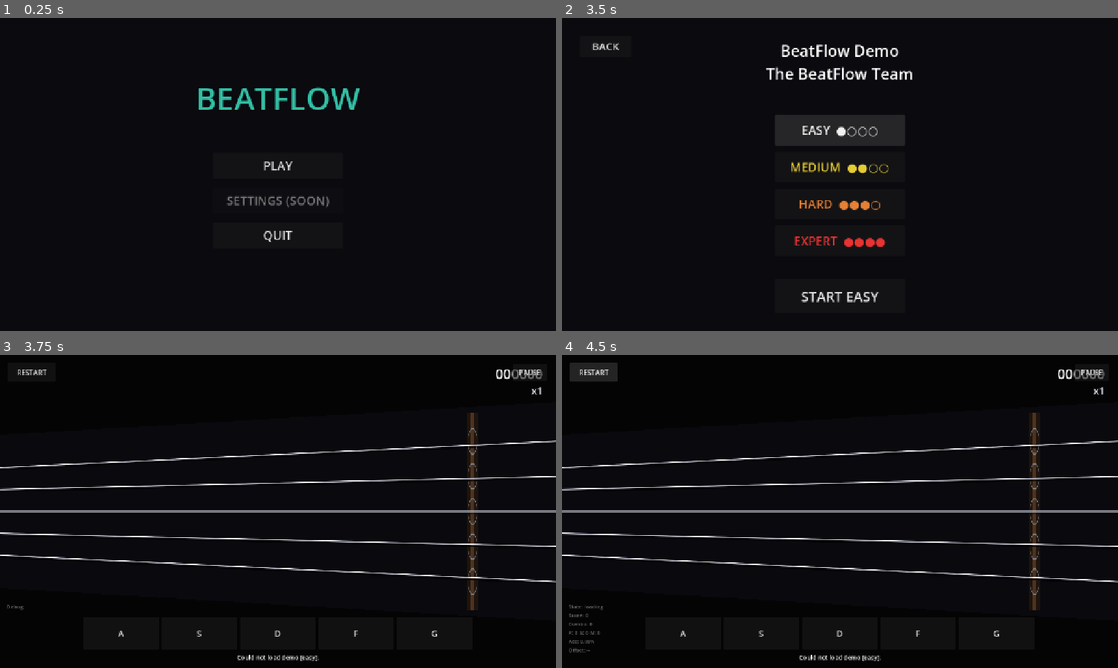
Above: before the commit, frames 1-4 (two rows, left to right).
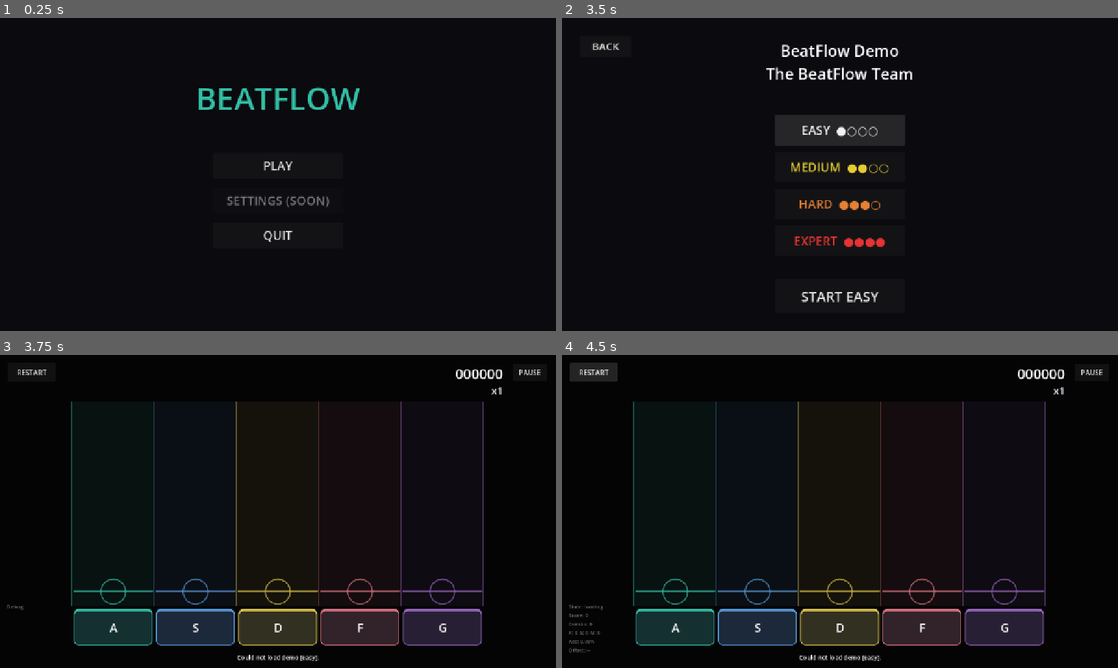
Above: after the commit, the same moments.

Repository: grupoinflow-svg/BeatFlow
Game: Godot game, scene res://scenes/ui/main_menu.tscn
Same seed, same stepped clock (60 frames per second), same inputs: the game is played once before the commit and once after it. Sound files missing from this copy of the repository are replaced by a short silence.
Inputs:
- Up to frame 1 (0.25 s): no input
- Up to frame 2 (3.5 s): click "PLAY" at 0.5 s; click "BeatFlow Demo - The BeatFlow …" at 1.25 s; click "EASY ●○○○" at 2 s; click "EASY ●○○○" at 2.75 s
- Up to frame 3 (3.75 s): click "START EASY" at 3.5 s
- Up to frame 4 (4.5 s): click "RESTART" at 4.25 s

Frames 1-2 are identical in both runs. In frame 3, 14% of the frame differs, in the area x 0-100%, y 4-93%; in frame 4, 14%.

Commit message:
Alinha as notas e os botões nas cinco colunas do BeatFlow

Diff:
--- a/scenes/gameplay/gameplay.tscn
+++ b/scenes/gameplay/gameplay.tscn
@@ -26,22 +26,65 @@
 [node name="Highway" type="Control" parent="."]
 layout_mode = 1
 anchors_preset = 15
-anchor_left = 0.0
-anchor_top = 0.15
-anchor_right = 1.0
-anchor_bottom = 0.85
-grow_horizontal = 2
-grow_vertical = 2
+anchor_left = 0.13
+anchor_right = 0.87
+anchor_bottom = 1.0
+offset_top = 106.0
+offset_bottom = -144.0
+grow_horizontal = 2
+grow_vertical = 2
+mouse_filter = 2
 script = ExtResource("3_highway")
 
 [node name="NotesContainer" type="Control" parent="Highway"]
-layout_mode = 1
-anchors_preset = 15
-anchor_right = 1.0
-anchor_bottom = 1.0
-grow_horizontal = 2
-grow_vertical = 2
-mouse_filter = 2
+clip_contents = true
+layout_mode = 1
+anchors_preset = 15
+anchor_right = 1.0
+anchor_bottom = 1.0
+grow_horizontal = 2
+grow_vertical = 2
+mouse_filter = 2
+
+[node name="Lane1" type="Button" parent="Highway"]
+layout_mode = 0
+focus_mode = 0
+mouse_filter = 2
+toggle_mode = true
+theme_override_font_sizes/font_size = 26
+text = "A"
+
+[node name="Lane2" type="Button" parent="Highway"]
+layout_mode = 0
+focus_mode = 0
+mouse_filter = 2
+toggle_mode = true
+theme_override_font_sizes/font_size = 26
+text = "S"
+
+[node name="Lane3" type="Button" parent="Highway"]
+layout_mode = 0
+focus_mode = 0
+mouse_filter = 2
+toggle_mode = true
+theme_override_font_sizes/font_size = 26
+text = "D"
+
+[node name="Lane4" type="Button" parent="Highway"]
+layout_mode = 0
+focus_mode = 0
+mouse_filter = 2
+toggle_mode = true
+theme_override_font_sizes/font_size = 26
+text = "F"
+
+[node name="Lane5" type="Button" parent="Highway"]
+layout_mode = 0
+focus_mode = 0
+mouse_filter = 2
+toggle_mode = true
+theme_override_font_sizes/font_size = 26
+text = "G"
 
 [node name="HUD" type="Control" parent="."]
 layout_mode = 1
@@ -59,7 +102,7 @@
 anchor_right = 1.0
 offset_left = -300.0
 offset_top = 20.0
-offset_right = -30.0
+offset_right = -122.0
 offset_bottom = 60.0
 grow_horizontal = 0
 theme_override_colors/font_outline_color = Color(0, 0, 0, 1)
@@ -75,7 +118,7 @@
 anchor_right = 1.0
 offset_left = -300.0
 offset_top = 65.0
-offset_right = -30.0
+offset_right = -122.0
 offset_bottom = 100.0
 grow_horizontal = 0
 theme_override_colors/font_color = Color(0.9, 0.9, 0.95, 1)
@@ -87,13 +130,13 @@
 
 [node name="CenterFeedback" type="Control" parent="HUD"]
 layout_mode = 1
-anchors_preset = 8
-anchor_left = 0.5
-anchor_top = 0.5
-anchor_right = 0.5
-anchor_bottom = 0.5
-grow_horizontal = 2
-grow_vertical = 2
+anchors_preset = 5
+anchor_left = 0.5
+anchor_top = 0.0
+anchor_right = 0.5
+anchor_bottom = 0.0
+grow_horizontal = 2
+mouse_filter = 2
 
 [node name="ComboLabel" type="Label" parent="HUD/CenterFeedback"]
 layout_mode = 1
@@ -103,15 +146,15 @@
 anchor_right = 0.5
 anchor_bottom = 0.5
 offset_left = -150.0
-offset_top = -60.0
+offset_top = 56.0
 offset_right = 150.0
-offset_bottom = 20.0
-grow_horizontal = 2
-grow_vertical = 2
-pivot_offset = Vector2(150, 40)
+offset_bottom = 88.0
+grow_horizontal = 2
+grow_vertical = 2
+pivot_offset = Vector2(150, 19)
 theme_override_colors/font_outline_color = Color(0, 0, 0, 1)
 theme_override_constants/outline_size = 8
-theme_override_font_sizes/font_size = 38
+theme_override_font_sizes/font_size = 22
 text = ""
 horizontal_alignment = 1
 
@@ -123,15 +166,15 @@
 anchor_right = 0.5
 anchor_bottom = 0.5
 offset_left = -200.0
-offset_top = -140.0
+offset_top = 9.0
 offset_right = 200.0
-offset_bottom = -60.0
-grow_horizontal = 2
-grow_vertical = 2
-pivot_offset = Vector2(200, 40)
+offset_bottom = 54.0
+grow_horizontal = 2
+grow_vertical = 2
+pivot_offset = Vector2(200, 25)
 theme_override_colors/font_outline_color = Color(0, 0, 0, 1)
 theme_override_constants/outline_size = 10
-theme_override_font_sizes/font_size = 48
+theme_override_font_sizes/font_size = 34
 text = ""
 horizontal_alignment = 1
 
@@ -164,68 +207,6 @@
 text = "Loading..."
 horizontal_alignment = 1
 
-[node name="TouchControls" type="HBoxContainer" parent="."]
-layout_mode = 1
-anchors_preset = 12
-anchor_left = 0.15
-anchor_right = 0.85
-anchor_bottom = 1.0
-offset_top = -118.0
-offset_bottom = -42.0
-grow_horizontal = 2
-grow_vertical = 0
-theme_override_constants/separation = 6
-
-[node name="Lane1" type="Button" parent="TouchControls"]
-custom_minimum_size = Vector2(60, 64)
-layout_mode = 2
-size_flags_horizontal = 3
-focus_mode = 0
-mouse_filter = 2
-toggle_mode = true
-theme_override_font_sizes/font_size = 20
-text = "A"
-
-[node name="Lane2" type="Button" parent="TouchControls"]
-custom_minimum_size = Vector2(60, 64)
-layout_mode = 2
-size_flags_horizontal = 3
-focus_mode = 0
-mouse_filter = 2
-toggle_mode = true
-theme_override_font_sizes/font_size = 20
-text = "S"
-
-[node name="Lane3" type="Button" parent="TouchControls"]
-custom_minimum_size = Vector2(60, 64)
-layout_mode = 2
-size_flags_horizontal = 3
-focus_mode = 0
-mouse_filter = 2
-toggle_mode = true
-theme_override_font_sizes/font_size = 20
-text = "D"
-
-[node name="Lane4" type="Button" parent="TouchControls"]
-custom_minimum_size = Vector2(60, 64)
-layout_mode = 2
-size_flags_horizontal = 3
-focus_mode = 0
-mouse_filter = 2
-toggle_mode = true
-theme_override_font_sizes/font_size = 20
-text = "F"
-
-[node name="Lane5" type="Button" parent="TouchControls"]
-custom_minimum_size = Vector2(60, 64)
-layout_mode = 2
-size_flags_horizontal = 3
-focus_mode = 0
-mouse_filter = 2
-toggle_mode = true
-theme_override_font_sizes/font_size = 20
-text = "G"
-
 [node name="StartRoundButton" type="Button" parent="."]
 visible = false
 layout_mode = 1
--- a/scripts/gameplay/gameplay.gd
+++ b/scripts/gameplay/gameplay.gd
@@ -15,9 +15,6 @@
 
 var active_notes: Array = []
 var approach_time: float = 2.0
-var spawn_y: float = -30.0
-var hit_line_y: float = 500.0
-var lane_width: float = 100.0
 
 var output_latency: float = 0.0
 var song_position: float = 0.0
@@ -42,7 +39,7 @@
 
 @onready var audio: AudioStreamPlayer = $AudioStreamPlayer
 @onready var notes_container: Control = $Highway/NotesContainer
-@onready var highway = $Highway
+@onready var highway: HighwayVisual = $Highway
 
 # Layers e UI
 @onready var hud: Control = $HUD
@@ -54,8 +51,8 @@
 @onready var status_label: Label = $HUD/StatusLabel
 @onready var start_btn: Button = $StartRoundButton
 @onready var lane_buttons: Array[Button] = [
-	$TouchControls/Lane1, $TouchControls/Lane2, $TouchControls/Lane3,
-	$TouchControls/Lane4, $TouchControls/Lane5,
+	$Highway/Lane1, $Highway/Lane2, $Highway/Lane3,
+	$Highway/Lane4, $Highway/Lane5,
 ]
 
 @onready var countdown_layer: Control = $CountdownLayer
@@ -97,8 +94,10 @@
 
 	audio.finished.connect(_on_audio_finished)
 
-	get_tree().root.size_changed.connect(_on_window_resized)
+	highway.resized.connect(_recalculate_layout)
 	get_window().focus_exited.connect(_reset_lane_input)
+	_style_lane_buttons()
+	_recalculate_layout()
 	_load_initial_chart()
 
 func _load_initial_chart() -> void:
@@ -125,7 +124,6 @@
 		title_label.text = "%s\n[%s]" % [title_str, diff_str]
 		game_state = "loading"
 		start_btn.show()
-		_recalculate_layout()
 		_update_hud()
 	else:
 		status_label.text = "Could not load %s [%s]." % [GameSession.current_song_id, GameSession.current_difficulty]
@@ -415,7 +413,7 @@
 			break
 
 func _spawn_note(note_data: Dictionary) -> void:
-	var note = NOTE_SCENE.instantiate()
+	var note := NOTE_SCENE.instantiate() as RhythmNote
 	notes_container.add_child(note)
 
 	var lane: int = int(note_data["lane"])
@@ -423,11 +421,8 @@
 	var p_duration: float = float(note_data.get("duration", 0.0))
 	var t: float = float(note_data["time"])
 
-	note.setup(
-		t, lane, approach_time, spawn_y, hit_line_y, lane_width,
-		highway.get_lane_top_center(lane), highway.get_lane_bottom_center(lane),
-		p_type, p_duration
-	)
+	note.setup(t, lane, approach_time, p_type, p_duration)
+	note.set_lane_geometry(highway.get_lane_center(lane), highway.get_hit_y(), highway.get_note_radius())
 
 	note.chord_id = note_data["chord_id"]
 	note.event_end_time = note_data["event_end_time"]
@@ -487,7 +482,6 @@
 	highway.set_lane_held(lane, true)
 
 	if game_state != "playing": return
-	highway.press_receptor(lane)
 
 	var song_time := get_song_position()
 	var candidate: RhythmNote
@@ -656,7 +650,7 @@
 	multiplier_label.text = "x%d" % score_manager.multiplier
 
 	if score_manager.combo >= 3:
-		combo_label.text = "%d\nCOMBO" % score_manager.combo
+		combo_label.text = "%d COMBO" % score_manager.combo
 	else:
 		combo_label.text = ""
 
@@ -669,21 +663,36 @@
 		"Offset: %s" % (last_hit_offset if not last_hit_offset.is_empty() else "--")
 	)
 
-func _on_window_resized() -> void:
-	_recalculate_layout()
+func _style_lane_buttons() -> void:
+	for lane in lane_buttons.size():
+		var button := lane_buttons[lane]
+		var color := HighwayVisual.NOTE_COLORS[lane]
+		var normal := StyleBoxFlat.new()
+		normal.bg_color = Color(0.055, 0.065, 0.09).lerp(color, 0.18)
+		normal.border_color = color
+		normal.set_border_width_all(2)
+		normal.border_width_top = 5
+		normal.set_corner_radius_all(10)
+		var pressed := normal.duplicate() as StyleBoxFlat
+		pressed.bg_color = color
+		for state in ["normal", "hover"]:
+			button.add_theme_stylebox_override(state, normal)
+		for state in ["pressed", "hover_pressed"]:
+			button.add_theme_stylebox_override(state, pressed)
+		button.add_theme_color_override("font_color", Color.WHITE)
+		button.add_theme_color_override("font_hover_color", Color.WHITE)
+		button.add_theme_color_override("font_pressed_color", Color(0.015, 0.02, 0.03))
 
 func _recalculate_layout() -> void:
-	var highway_size: Vector2 = highway.size
-	if highway_size.x <= 0.0 or highway_size.y <= 0.0: return
-
-	lane_width = highway_size.y / 5.0
-	hit_line_y = highway_size.x * 0.85
-	spawn_y = -30.0
+	if highway.size.x <= HighwayVisual.PAD_GAP * HighwayVisual.LANE_COUNT or highway.get_hit_y() <= 0.0:
+		return
+	for lane in lane_buttons.size():
+		var pad_rect := highway.get_pad_rect(lane)
+		lane_buttons[lane].position = pad_rect.position
+		lane_buttons[lane].size = pad_rect.size
 	highway.queue_redraw()
 
 	for note in active_notes:
 		if is_instance_valid(note):
-			note.hit_line_y = hit_line_y
-			note.spawn_y = spawn_y
-			note.top_cx = highway.get_lane_top_center(note.lane)
-			note.bottom_cx = highway.get_lane_bottom_center(note.lane)
+			note.set_lane_geometry(highway.get_lane_center(note.lane), highway.get_hit_y(), highway.get_note_radius())
+			note.update_visual(song_position)
--- a/scripts/gameplay/highway.gd
+++ b/scripts/gameplay/highway.gd
@@ -2,155 +2,60 @@
 extends Control
 
 const LANE_COUNT: int = 5
-const HIT_LINE_RATIO: float = 0.85
-const LEFT_COMPRESSION: float = 0.50 # As cordas se juntam mais na esquerda (perspectiva 3D)
-
+const PAD_GAP: float = 8.0
+const PAD_HEIGHT: float = 84.0
 const NOTE_COLORS: Array[Color] = [
-	Color(0.2, 0.75, 0.65), # Teal
-	Color(0.35, 0.6, 0.85), # Blue
-	Color(0.85, 0.75, 0.3), # Gold
-	Color(0.85, 0.45, 0.5), # Rose
-	Color(0.6, 0.4, 0.75)   # Lavender
+	Color(0.2, 0.75, 0.65),
+	Color(0.35, 0.6, 0.85),
+	Color(0.85, 0.75, 0.3),
+	Color(0.85, 0.45, 0.5),
+	Color(0.6, 0.4, 0.75),
 ]
 
-var receptor_glow: Array[float] = [0.0, 0.0, 0.0, 0.0, 0.0]
 var hit_glow: Array[float] = [0.0, 0.0, 0.0, 0.0, 0.0]
-var lane_glow: Array[float] = [0.0, 0.0, 0.0, 0.0, 0.0]
 var lane_held: Array[bool] = [false, false, false, false, false]
 
 func _process(delta: float) -> void:
-	var needs_redraw: bool = false
-	for i in range(LANE_COUNT):
-		if lane_held[i]:
-			receptor_glow[i] = 1.0
-			lane_glow[i] = 1.0
-			needs_redraw = true
-		else:
-			if receptor_glow[i] > 0.0:
-				receptor_glow[i] = maxf(receptor_glow[i] - delta * 6.0, 0.0)
-				needs_redraw = true
-			if lane_glow[i] > 0.0:
-				lane_glow[i] = maxf(lane_glow[i] - delta * 4.0, 0.0)
-				needs_redraw = true
-
-		if hit_glow[i] > 0.0:
-			hit_glow[i] = maxf(hit_glow[i] - delta * 3.5, 0.0)
-			needs_redraw = true
-
-	if needs_redraw:
-		queue_redraw()
+	for lane in LANE_COUNT:
+		if hit_glow[lane] > 0.0:
+			hit_glow[lane] = maxf(0.0, hit_glow[lane] - delta * 4.0)
+			queue_redraw()
 
 func _draw() -> void:
-	var w: float = size.x
-	var h: float = size.y
-	var hit_x: float = w * HIT_LINE_RATIO
-	var spawn_x: float = 0.0
+	var lane_width := get_lane_width()
+	var hit_y := get_hit_y()
+	for lane in LANE_COUNT:
+		var left := lane * lane_width
+		var color := NOTE_COLORS[lane]
+		var intensity := maxf(hit_glow[lane], 0.55 if lane_held[lane] else 0.0)
+		draw_rect(Rect2(left, 0.0, lane_width, size.y), Color(color, 0.075 + intensity * 0.16))
+		draw_line(Vector2(left, 0.0), Vector2(left, size.y), Color(color, 0.4), 2.0)
+		var receptor := Vector2(get_lane_center(lane), hit_y)
+		var half_width := (lane_width - PAD_GAP) * 0.5
+		draw_line(receptor - Vector2(half_width, 0), receptor + Vector2(half_width, 0), Color(color, 0.8 + intensity * 0.2), 4.0, true)
+		draw_arc(receptor, get_note_radius() + 3.0, 0.0, TAU, 32, Color(color, 0.65 + intensity * 0.35), 3.0, true)
+	draw_line(Vector2(size.x, 0.0), size, Color(NOTE_COLORS[-1], 0.4), 2.0)
 
-	# 1. Corpo do Instrumento Clássico (Madeira escura / fundo brilhante)
-	var bg_color: Color = Color(0.04, 0.04, 0.06, 0.85)
-	draw_polygon(
-		PackedVector2Array([
-			Vector2(0, h * 0.15), Vector2(w, 0),
-			Vector2(w, h), Vector2(0, h * 0.85),
-		]),
-		PackedColorArray([bg_color, bg_color, bg_color, bg_color])
-	)
+func get_lane_width() -> float:
+	return size.x / LANE_COUNT
 
-	# 2. O Cavalete (A "Ponte" onde os hits ocorrem à direita)
-	var bridge_w: float = 24.0
-	draw_rect(Rect2(hit_x - bridge_w/2, h * 0.05, bridge_w, h * 0.9), Color(0.12, 0.08, 0.05)) # Madeira Base
-	draw_rect(Rect2(hit_x - bridge_w/4, h * 0.05, bridge_w/3, h * 0.9), Color(0.3, 0.2, 0.12)) # Reflexo metálico da ponte
+func get_lane_center(lane: int) -> float:
+	return (lane + 0.5) * get_lane_width()
 
-	# 3. As Cordas (Strings de Aço / Prata)
-	for i in range(LANE_COUNT):
-		var left_y: float = get_lane_top_center(i)
-		var right_y: float = get_lane_bottom_center(i)
+func get_note_radius() -> float:
+	return clampf(get_lane_width() * 0.135, 15.0, 30.0)
 
-		# Sombra projetada da corda para dar profundidade real
-		draw_line(Vector2(spawn_x, left_y + 4), Vector2(w, right_y + 4), Color(0, 0, 0, 0.7), 4.0, true)
+func get_hit_y() -> float:
+	return size.y - get_note_radius() - 6.0
 
-		# Base Metálica da corda
-		draw_line(Vector2(spawn_x, left_y), Vector2(w, right_y), Color(0.65, 0.65, 0.7), 3.0, true)
-
-		# Destaque de luz (Specular / Brilho do aço)
-		draw_line(Vector2(spawn_x, left_y - 0.5), Vector2(w, right_y - 0.5), Color(1.0, 1.0, 1.0, 0.8), 1.0, true)
-
-		# Brilho de Vibração da Corda quando tocada
-		var lg: float = lane_glow[i]
-		if lg > 0.0:
-			var g_col: Color = NOTE_COLORS[i]
-			g_col.a = lg * 0.5
-			draw_line(Vector2(spawn_x, left_y), Vector2(w, right_y), g_col, 8.0, true)
-
-			# Pequena onda seno para simular a vibração da corda batendo
-			var wave = sin(Time.get_ticks_msec() * 0.05) * (3.0 * lg)
-			draw_line(Vector2(spawn_x, left_y + wave), Vector2(w, right_y + wave), g_col, 2.0, true)
-
-	# 4. Receptores (Almofadas de Hit na Ponte)
-	var receptor_r = (h * 0.75 / float(LANE_COUNT)) * 0.35
-	for i in range(LANE_COUNT):
-		var cy: float = get_lane_bottom_center(i)
-		var cx: float = hit_x
-		var col: Color = NOTE_COLORS[i]
-		var rg: float = receptor_glow[i]
-		var hg: float = hit_glow[i]
-
-		# Desenha os anéis virados de lado (achatar no X para dar perspectiva isométrica)
-		draw_set_transform(Vector2(cx, cy), 0, Vector2(0.4, 1.1))
-
-		# Base inativa de metal
-		draw_arc(Vector2.ZERO, receptor_r, 0, TAU, 32, Color(0.7, 0.75, 0.85, 0.5), 3.0, true)
-
-		# Glow ao pressionar
-		if rg > 0.0:
-			var press_c: Color = col
-			press_c.a = rg * 0.8
-			draw_arc(Vector2.ZERO, receptor_r, 0, TAU, 32, press_c, 5.0, true)
-			press_c.a = rg * 0.25
-			draw_circle(Vector2.ZERO, receptor_r, press_c)
-
-		# Ripple (impacto na corda)
-		if hg > 0.0:
-			var ripple_c: Color = col
-			ripple_c.a = hg * 0.9
-			draw_arc(Vector2.ZERO, receptor_r + (hg * 45.0), 0, TAU, 32, ripple_c, 4.0, true)
-
-		draw_set_transform(Vector2.ZERO, 0, Vector2.ONE)
+func get_pad_rect(lane: int) -> Rect2:
+	var lane_width := get_lane_width()
+	return Rect2(lane * lane_width + PAD_GAP * 0.5, size.y + PAD_GAP, lane_width - PAD_GAP, PAD_HEIGHT)
 
 func set_lane_held(lane: int, is_held: bool) -> void:
-	if lane >= 0 and lane < LANE_COUNT:
-		lane_held[lane] = is_held
-		if is_held:
-			receptor_glow[lane] = 1.0
-			lane_glow[lane] = 1.0
-		queue_redraw()
-
-func press_receptor(lane: int) -> void:
-	if lane >= 0 and lane < LANE_COUNT:
-		receptor_glow[lane] = 1.0
-		lane_glow[lane] = 1.0
-		queue_redraw()
+	lane_held[lane] = is_held
+	queue_redraw()
 
 func hit_receptor(lane: int) -> void:
-	if lane >= 0 and lane < LANE_COUNT:
-		hit_glow[lane] = 1.0
-		queue_redraw()
-
-func get_hit_y() -> float:
-	return size.x * HIT_LINE_RATIO
-
-func get_lane_top_center(lane: int) -> float:
-	# Retorna o Y na ESQUERDA (comprimido pela perspectiva)
-	var h: float = size.y
-	var center_y: float = h * 0.5
-	var total_spacing: float = h * LEFT_COMPRESSION
-	var start_y: float = center_y - (total_spacing * 0.5)
-	return start_y + (total_spacing / float(LANE_COUNT)) * (float(lane) + 0.5)
-
-func get_lane_bottom_center(lane: int) -> float:
-	# Retorna o Y na DIREITA (espaçamento normal no Hit)
-	var h: float = size.y
-	var center_y: float = h * 0.5
-	var total_spacing: float = h * 0.80
-	var start_y: float = center_y - (total_spacing * 0.5)
-	return start_y + (total_spacing / float(LANE_COUNT)) * (float(lane) + 0.5)
+	hit_glow[lane] = 1.0
+	queue_redraw()
--- a/scripts/gameplay/note.gd
+++ b/scripts/gameplay/note.gd
@@ -4,13 +4,9 @@
 var target_time: float = 0.0
 var lane: int = 0
 var approach_time: float = 2.0
-var spawn_y: float = -30.0    # Atua como Spawn X agora
-var hit_line_y: float = 500.0 # Atua como Hit X agora
-
-var top_cx: float = 0.0       # Atua como Esquerda Y agora
-var bottom_cx: float = 0.0    # Atua como Direita Y agora
+var lane_center: float = 0.0
+var hit_y: float = 0.0
 var note_radius: float = 16.0
-var current_scale: float = 0.35
 var current_song_time: float = 0.0
 
 var note_type: String = "tap"
@@ -23,114 +19,55 @@
 var head_judgment: String = ""
 var hold_released_in_window: bool = false
 
-const NOTE_COLORS: Array[Color] = [
-	Color(0.2, 0.75, 0.65), # Teal
-	Color(0.35, 0.6, 0.85), # Blue
-	Color(0.85, 0.75, 0.3), # Gold
-	Color(0.85, 0.45, 0.5), # Rose
-	Color(0.6, 0.4, 0.75)   # Lavender
-]
-
 var note_color: Color = Color.WHITE
 
 func setup(
 	new_target_time: float,
 	new_lane: int,
 	new_approach_time: float,
-	new_spawn_y: float, # É o X
-	new_hit_line_y: float, # É o X
-	lane_width: float,
-	p_top_cx: float, # É o Y
-	p_bottom_cx: float, # É o Y
-	p_type: String = "tap",
-	p_duration: float = 0.0
+	p_type: String,
+	p_duration: float
 ) -> void:
 	target_time = new_target_time
 	lane = new_lane
 	approach_time = maxf(new_approach_time, 0.25)
-
-	spawn_y = new_spawn_y
-	hit_line_y = new_hit_line_y
-	top_cx = p_top_cx
-	bottom_cx = p_bottom_cx
-
 	note_type = p_type
 	duration = p_duration
 	end_time = target_time + duration
-	state = "pending"
+	note_color = HighwayVisual.NOTE_COLORS[lane]
 
-	note_radius = maxf(10.0, lane_width * 0.22)
-	note_color = NOTE_COLORS[lane]
-
-	var draw_size: float = note_radius * 4.0
-	custom_minimum_size = Vector2(draw_size, draw_size)
-	size = custom_minimum_size
-
-	position = Vector2(spawn_y - size.x * 0.5, top_cx - size.y * 0.5)
+func set_lane_geometry(center_x: float, receptor_y: float, radius: float) -> void:
+	lane_center = center_x
+	hit_y = receptor_y
+	note_radius = radius
+	size = Vector2.ONE * (note_radius * 4.0)
 
 func update_visual(song_time: float) -> void:
 	current_song_time = song_time
-	var time_until_hit: float = target_time - song_time
-	var head_progress: float = 1.0 - (time_until_hit / approach_time)
-
-	if state == "holding":
-		head_progress = 1.0 # Trava a cabeça na Performance Line (Hit Zone)
-
-	var p: float = clampf(head_progress, 0.0, 1.0)
-	current_scale = lerpf(0.35, 1.0, p)
-
-	var center_x: float
-	if head_progress <= 1.0:
-		center_x = lerpf(spawn_y, hit_line_y, p)
-	else:
-		center_x = hit_line_y + minf((head_progress - 1.0) * 800.0, 50.0)
-		current_scale = 1.0
-
-	var center_y: float
-	if head_progress <= 1.0:
-		center_y = lerpf(top_cx, bottom_cx, p)
-	else:
-		center_y = bottom_cx
-
-	position.x = center_x - size.x * 0.5
-	position.y = center_y - size.y * 0.5
+	var head_y := hit_y if state == "holding" else _note_y(target_time)
+	position = Vector2(lane_center, head_y) - size * 0.5
 	queue_redraw()
 
+func _note_y(time: float) -> float:
+	var progress := 1.0 - (time - current_song_time) / approach_time
+	return lerpf(-note_radius, hit_y, clampf(progress, 0.0, 1.0))
+
 func _draw() -> void:
-	var head_center: Vector2 = size * 0.5
-
+	var center := size * 0.5
 	if note_type == "hold":
-		_draw_tail(head_center)
-
+		var tail_y := _note_y(end_time) - position.y
+		var tail := Vector2(center.x, tail_y)
+		var tail_color := Color(note_color, 0.85 if state == "holding" else 0.52)
+		var width := note_radius * 0.7
+		draw_line(center, tail, tail_color, width, true)
+		draw_circle(tail, width * 0.5, tail_color, true)
 	if state == "pending" or state == "holding":
-		_draw_head(head_center)
-
-func _draw_tail(head_center: Vector2) -> void:
-	var time_until_tail: float = end_time - current_song_time
-	var tail_progress: float = 1.0 - (time_until_tail / approach_time)
-
-	var tail_p: float = clampf(tail_progress, 0.0, 1.0)
-
-	var global_tail_x: float = lerpf(spawn_y, hit_line_y, tail_p)
-	var global_tail_y: float = lerpf(top_cx, bottom_cx, tail_p)
-
-	var global_center: Vector2 = position + head_center
-	var global_tail_pos: Vector2 = Vector2(global_tail_x, global_tail_y)
-
-	var local_tail_pos: Vector2 = global_tail_pos - global_center + head_center
-
-	var tail_c: Color = note_color
-	tail_c.a = 0.85 if state == "holding" else 0.45
-
-	# Usa o _draw line continuo. Em 3D a espessura no final pode ser menor (perspectiva), mas por ser simples usaremos escala linear.
-	var tail_thickness: float = note_radius * 0.6
-	draw_line(head_center, local_tail_pos, tail_c, tail_thickness, true)
-	draw_circle(local_tail_pos, tail_thickness * 0.5, tail_c)
+		_draw_head(center)
 
 func _draw_head(center: Vector2) -> void:
-	var r: float = note_radius * current_scale
+	var r: float = note_radius
 
-	draw_set_transform(center, 0, Vector2(0.9, 1.1))
+	draw_set_transform(center, 0, Vector2.ONE)
 
 	if state == "holding":
 		draw_circle(Vector2.ZERO, r + 8.0, Color(note_color, 0.6)) # Glow maior quando pressionado
@@ -139,7 +76,7 @@
 
 	draw_circle(Vector2.ZERO, r, note_color.darkened(0.2))
 	draw_circle(Vector2.ZERO, r * 0.6, note_color.lightened(0.3))
-	draw_arc(Vector2.ZERO, r * 0.75, PI, PI * 1.5, 16, Color.WHITE, 2.5 * current_scale, true)
-	draw_arc(Vector2.ZERO, r * 0.75, 0, PI * 0.4, 16, Color(1.0, 1.0, 1.0, 0.4), 1.5 * current_scale, true)
+	draw_arc(Vector2.ZERO, r * 0.75, PI, PI * 1.5, 16, Color.WHITE, 2.5, true)
+	draw_arc(Vector2.ZERO, r * 0.75, 0, PI * 0.4, 16, Color(1.0, 1.0, 1.0, 0.4), 1.5, true)
 
 	draw_set_transform(Vector2.ZERO, 0, Vector2.ONE)
Not shown, changed: export_presets.cfg
Not shown, changed: ANDROID_DEMO.md
